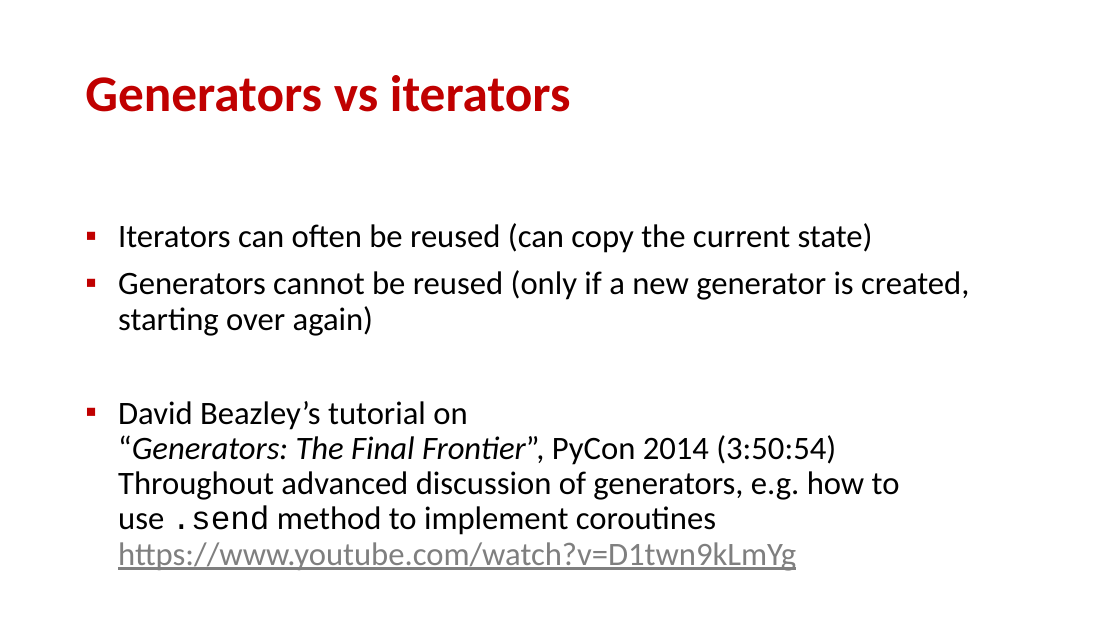
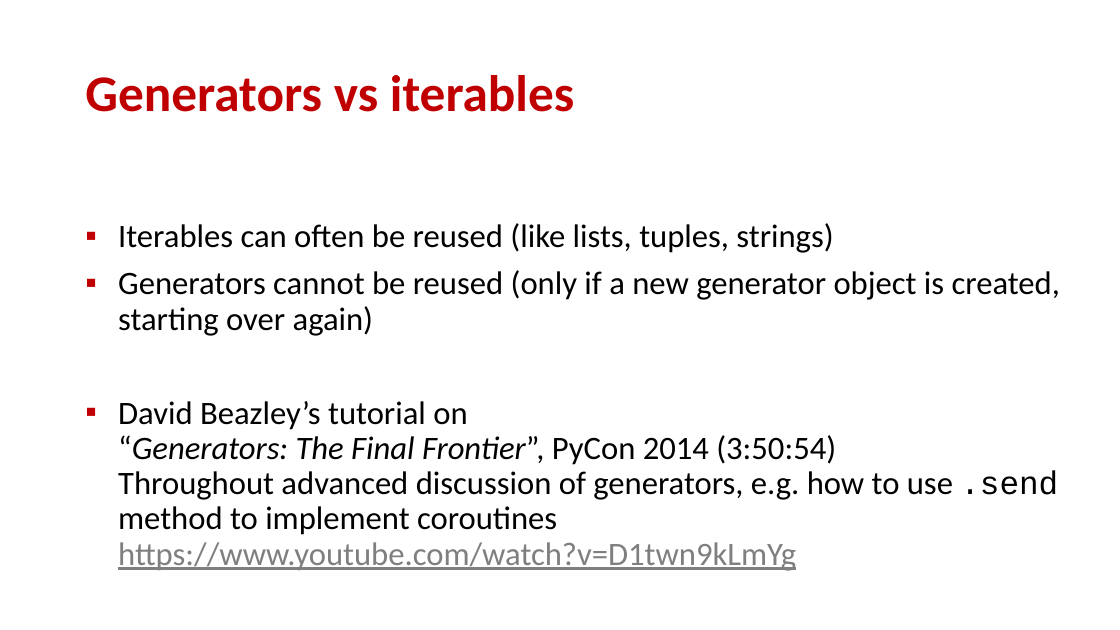
Before and after one commit to gsbrodal/gsbrodal.github.io, a slide deck: slide 27 of ipsa/slides/generator.pptx (slide 26 before the commit). Drawn at 1120x630 pixels with LibreOffice and Linux fonts; fonts in the diff are those of the drawing. Boxes give left, top, right and bottom in pixels: in the first picture for what was removed or moved away, otherwise in the second. Text is boxed around its words. In the diff, an @@ line names an element or a change of style, - is before the commit and + after.

Commit message:
generator slides

```diff
--- a/ipsa/slides/generator.pptx
+++ b/ipsa/slides/generator.pptx
@@ title at (x1=85, y1=75, x2=574, y2=112): text changed @@
-Generators vs iterators
+Generators vs iterables
@@ text at (x1=118, y1=223, x2=1060, y2=336): text changed @@
-▪ Iterators can often be reused (can copy the current state)
-▪ Generators cannot be reused (only if a new generator is created, starting over again)
+▪ Iterables can often be reused (like lists, tuples, strings)
+▪ Generators cannot be reused (only if a new generator object is created, starting over again)
```
Also in this commit, not shown: 9 other slides changed, 1 slide added, 7 other files.
